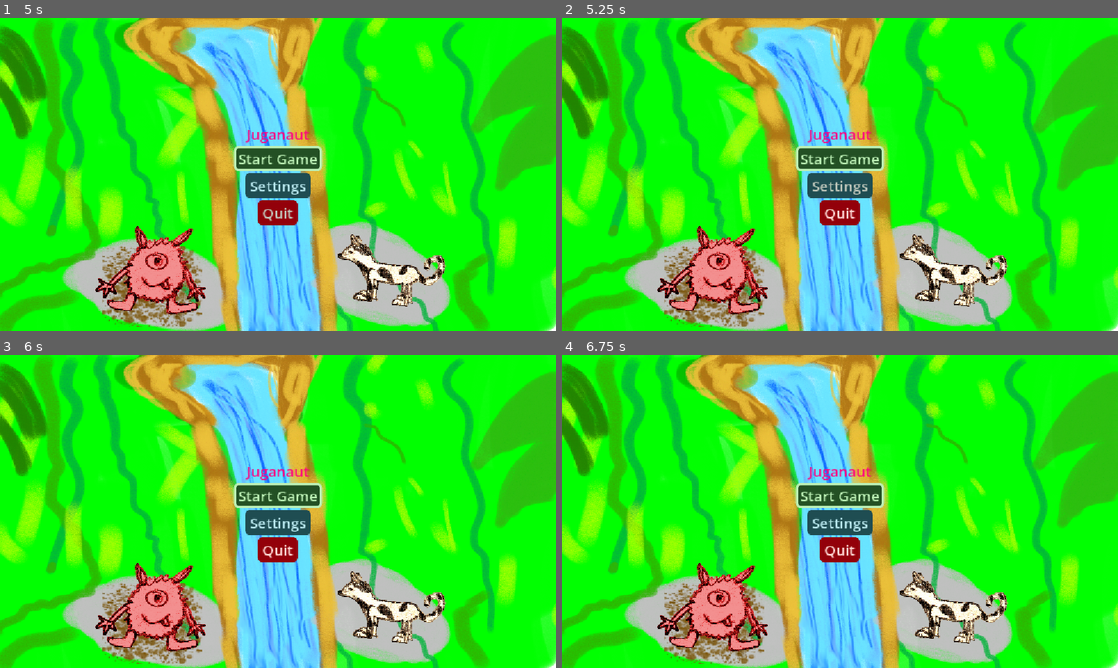
Above: before the commit, frames 1-4 (two rows, left to right).
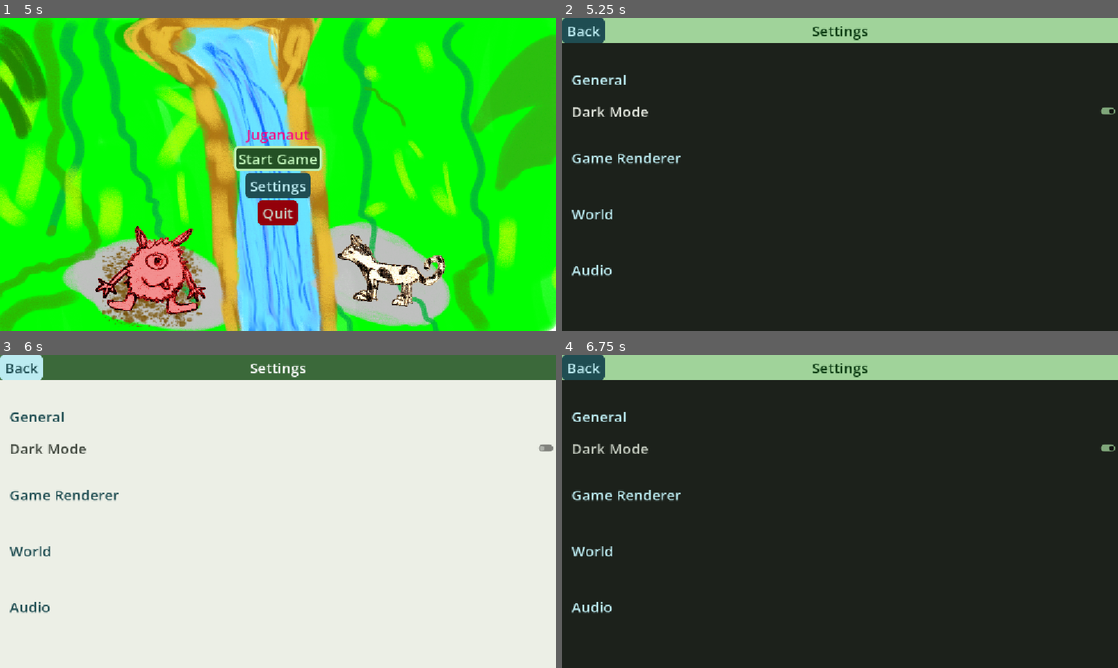
Above: after the commit, the same moments.

Repository: SirVincelot24/juganaut-godot
Game: Godot game, scene res://scenes/MainMenu.tscn
The game is run twice, just before and just after one commit, with the same random seed, the same clock (stepped at 60 frames per second) and the same inputs.
Inputs (mouse positions are in pixels of both pictures, inside the frame that each line leads up to):
- Up to frame 1 (5 s): click "Start Game" at 0.5 s; click "Stop" at 1.25 s; click "Start Game" at 2 s; click "Stop" at 2.75 s; click "Start Game" at 3.5 s; click "Stop" at 4.25 s
- Up to frame 2 (5.25 s): click "Settings" at 5 s
- Up to frame 3 (6 s): click (283, 448) at 5.75 s, where only the run after the commit has a clickable "Dark Mode"
- Up to frame 4 (6.75 s): click (845, 448) at 6.5 s, where only the run after the commit has a clickable "Dark Mode"

Frame 1 is identical in both runs. In frame 2, 100% of the frame differs, in the area x 0-100%, y 0-100%; in frame 3, 100%; in frame 4, 100%.

Commit message:
add navigation to and from settings menu

Diff:
--- a/scenes/MainMenu.tscn
+++ b/scenes/MainMenu.tscn
@@ -3,6 +3,7 @@
 [ext_resource type="Texture2D" uid="uid://d18qu1suffnux" path="res://textures/menu-background.png" id="1_2wh52"]
 [ext_resource type="Script" uid="uid://c7wsncsu56o6w" path="res://scripts/UI/buttons/start.gd" id="2_ow34m"]
 [ext_resource type="AudioStream" uid="uid://byiwq5p3lhvxr" path="res://audio/music/menu_loop.wav" id="3_2wh52"]
+[ext_resource type="Script" uid="uid://bwtcds2ymeuon" path="res://scripts/UI/buttons/settings.gd" id="3_l72w3"]
 [ext_resource type="Script" uid="uid://b47d14ah00e7q" path="res://scripts/UI/buttons/quit.gd" id="3_ow34m"]
 
 [sub_resource type="StyleBoxTexture" id="StyleBoxTexture_2wh52"]
@@ -52,6 +53,7 @@
 size_flags_horizontal = 4
 theme_type_variation = &"SettingsButton"
 text = "settings"
+script = ExtResource("3_l72w3")
 
 [node name="Quit" type="Button" parent="VBoxContainer" unique_id=98152750]
 layout_mode = 2
--- /dev/null
+++ b/scripts/UI/buttons/back.gd
@@ -0,0 +1,4 @@
+extends Button
+
+func _pressed() -> void:
+	get_tree().root.remove_child($/root/SettingsMenu)
--- /dev/null
+++ b/scripts/UI/buttons/settings.gd
@@ -0,0 +1,5 @@
+extends Button
+
+func _pressed() -> void:
+	var settings_scene = load("res://scenes/settings_menu.tscn").instantiate()
+	get_tree().current_scene.add_sibling(settings_scene)
Not shown, added: scripts/UI/buttons/back.gd.uid
Not shown, added: scripts/UI/buttons/settings.gd.uid
